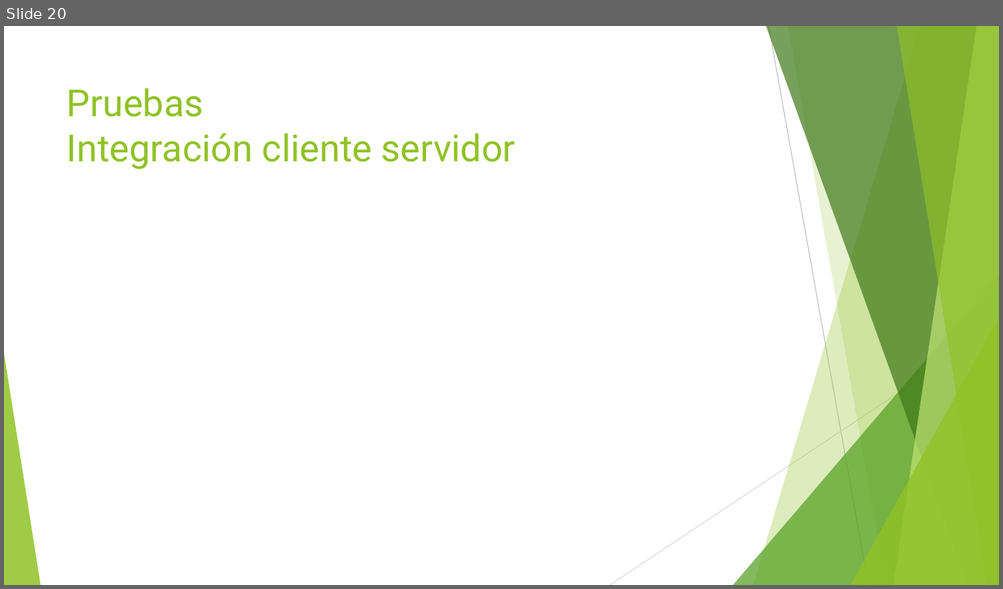
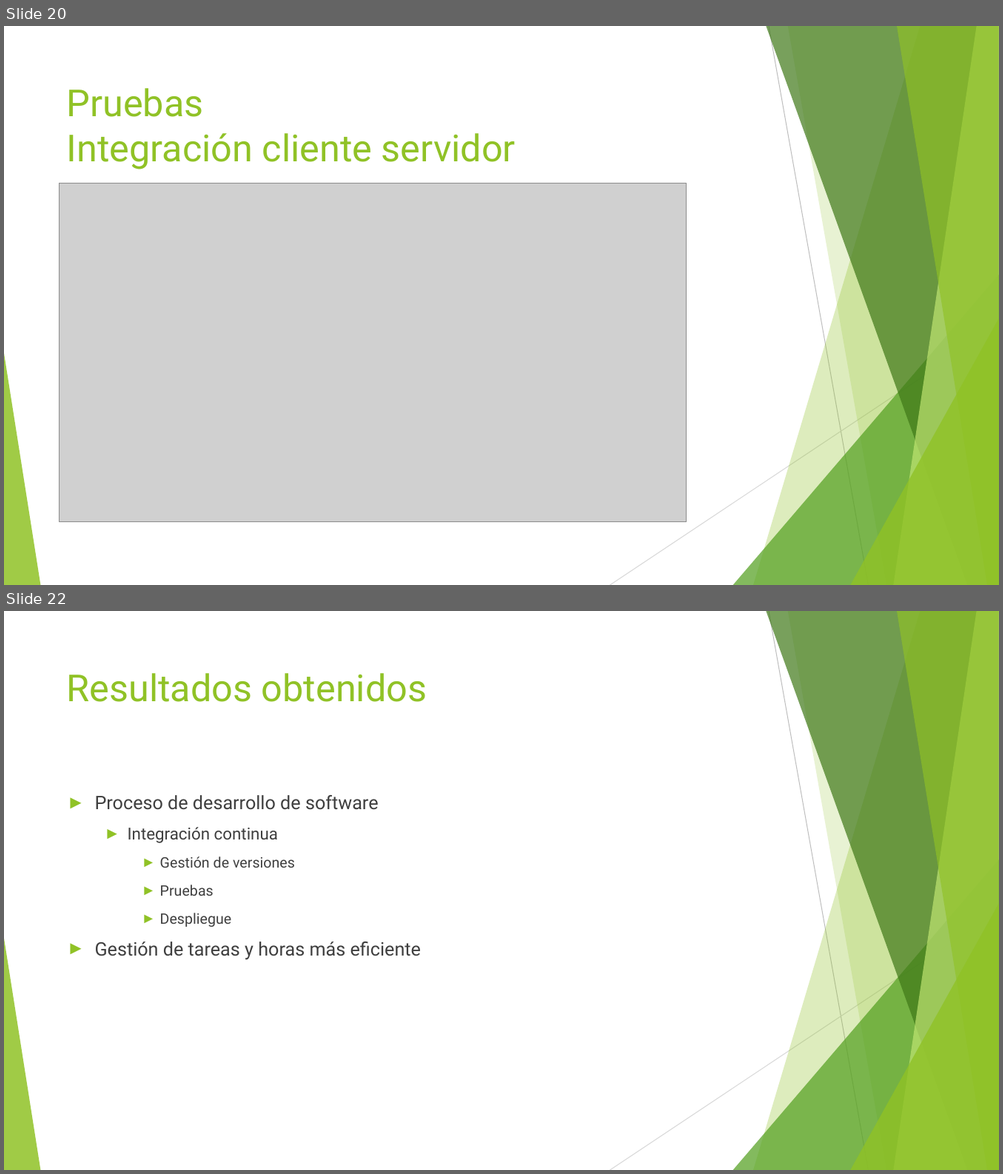
Before and after one commit to jojube95/piset, a slide deck: entregables/presentation/Análisis y desarrollo de una aplicación de gestión de tareas para grupos.pptx. Shown one above the other, each under a label of ours: slide 20 before the commit, slides 20 and 22 after it; the slides between them are not shown. The pictures are 1003x589 and 1003x1174 pixels, drawn with LibreOffice and Linux fonts; fonts in the diff are those of the drawing; grey boxes stand for pictures. Boxes give left, top, right and bottom in pixels: in the first picture for what was removed or moved away, otherwise in the second. Text is boxed around its words. In the diff, an @@ line names an element or a change of style, - is before the commit and + after.

```diff
--- a/entregables/presentation/Análisis y desarrollo de una aplicación de gestión de tareas para grupos.pptx
+++ b/entregables/presentation/Análisis y desarrollo de una aplicación de gestión de tareas para grupos.pptx
@@ slide 22 added at [4, 611, 999, 1170], background #FFFFFF; not listed: 10 template elements that a slide beside it also shows @@
@@ title added at [67, 673, 427, 702], 36 pt, text #90C226 @@
+Resultados obtenidos
@@ text added at [95, 795, 421, 960], 18 pt, text #3F3F3F @@
+► Proceso de desarrollo de software
+  ► Integración continua
+    ► Gestión de versiones
+    ► Pruebas
+    ► Despliegue
+► Gestión de tareas y horas más eficiente
@@ slide 20 changed as well @@
@@ picture added at [60, 184, 687, 522] @@
@@ line (999, 326) - (610, 585): stroke #D9D9D9 0.75 pt to #D8D8D8 0.75 pt @@
```
Also in this commit, not shown: 18 other slides changed, 3 other slides added, 3 slides removed.
